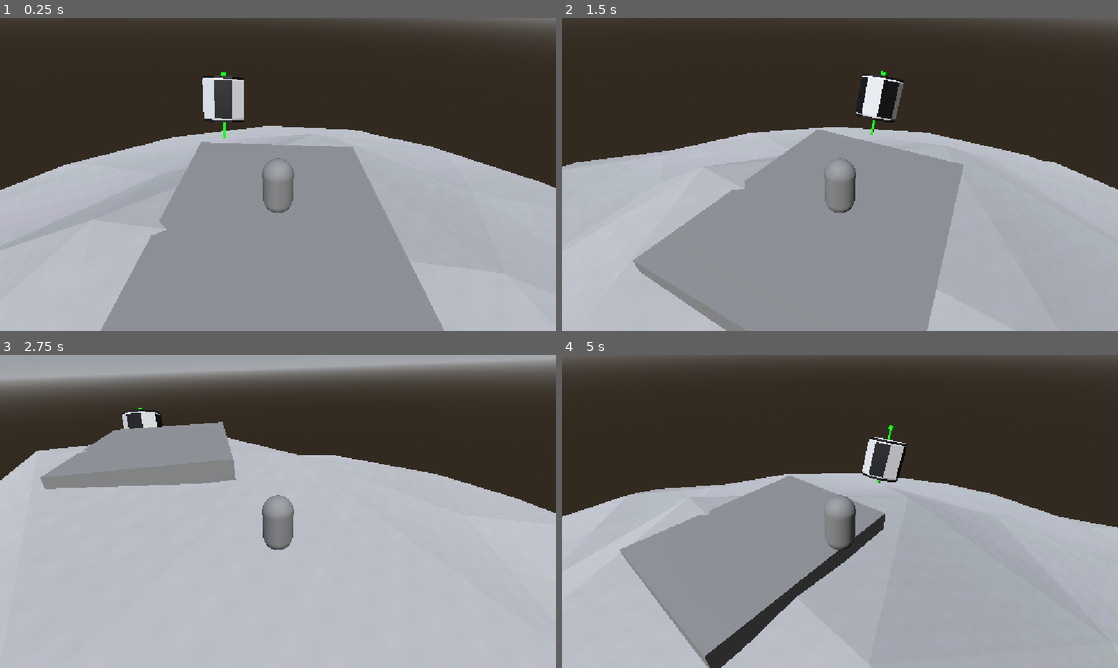
Above: before the commit, frames 1-4 (two rows, left to right).
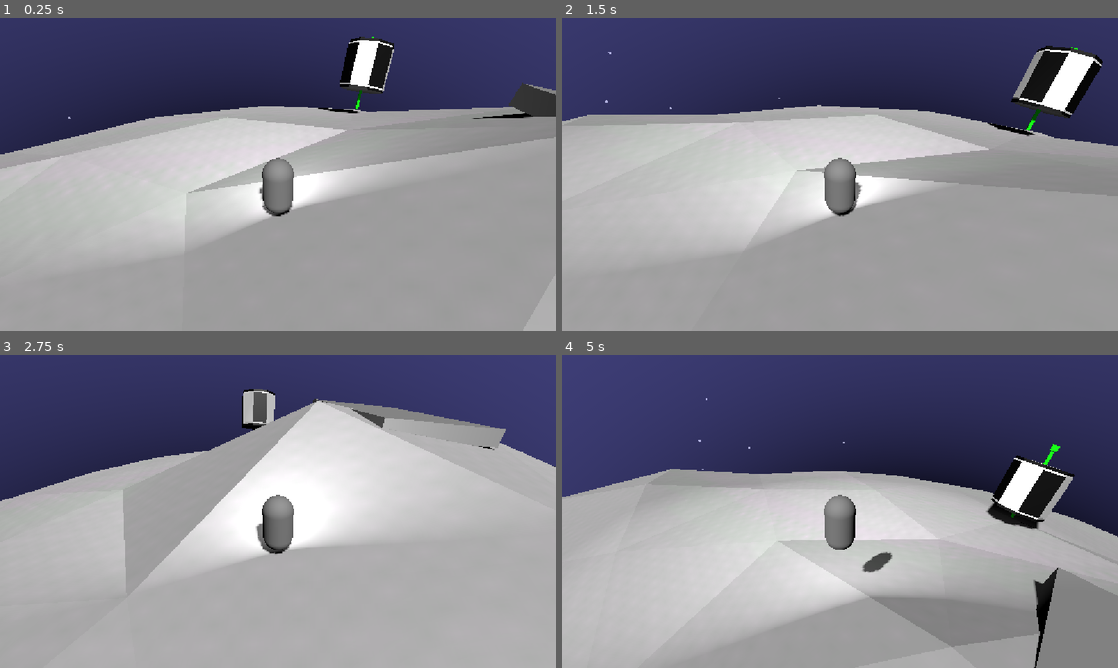
Above: after the commit, the same moments.

Repository: jkkivenko/countdown-game
Game: Godot game, scene res://Scenes/scavenge_world.tscn
Two runs of this game, one before a commit and one after it. Both use one fixed random seed, a clock stepped at 60 frames per second and the inputs below.
Inputs (mouse positions are in pixels of both pictures, inside the frame that each line leads up to):
- Up to frame 1 (0.25 s): no input
- Up to frame 2 (1.5 s): move the mouse to (962, 158) at 0.52 s; hold Right (Right2D) 0.53-1.28 s; tap Space (Jump3D) at 0.77 s; move the mouse to (728, 190) at 1.27 s; hold S (Backward3D) from 1.28 s (still down)
- Up to frame 3 (2.75 s): tap Space (Jump3D) at 1.52 s; move the mouse to (333, 442) at 2.02 s; release S (Backward3D) at 2.03 s; hold Right (Right2D) from 2.03 s (still down)
- Up to frame 4 (5 s): move the mouse to (812, 574) at 2.77 s; release Right (Right2D) at 2.78 s; hold W (Forward3D) 2.78-3.53 s; tap Space (Jump3D) at 3.02, 3.77, 4.52 s; move the mouse to (1006, 558) at 3.52 s; hold Left (Left2D) from 3.53 s (still down); move the mouse to (673, 464) at 4.27 s

The runs differ from the first frame. In frame 1, 70% of the frame differs, in the area x 0-100%, y 0-100%; in frame 2, 69%; in frame 3, 68%; in frame 4, 79%.

Commit message:
Add stars and also the launchpad makes you go to the next sceen because ben kept bugging me about that

Diff:
--- /dev/null
+++ b/Materials/sky_shader.gdshader
@@ -0,0 +1,19 @@
+shader_type spatial;
+
+uniform vec3 colour = vec3(0.0, 0.0, 1.0);
+uniform float shadowiness = 0.5;
+
+void vertex() {
+	// Called for every vertex the material is visible on.
+}
+
+void fragment() {
+	ALBEDO = colour;
+	ALPHA = 0.5;
+}
+
+void light() {
+    // Used for all other light types (directional, omni, spot).
+	float dotprod = dot(NORMAL, LIGHT) + shadowiness;
+    DIFFUSE_LIGHT += clamp(1.0 - dotprod, 0.0, 1.0) * ATTENUATION * LIGHT_COLOR / PI;
+}
--- /dev/null
+++ b/Materials/sky_shader.tres
@@ -0,0 +1,9 @@
+[gd_resource type="ShaderMaterial" format=3 uid="uid://d0s3e5imxsuyk"]
+
+[ext_resource type="Shader" uid="uid://bnx5v88f55cvd" path="res://Materials/sky_shader.gdshader" id="1_dr503"]
+
+[resource]
+render_priority = 0
+shader = ExtResource("1_dr503")
+shader_parameter/colour = Vector3(0.5, 0.5, 0.96)
+shader_parameter/shadowiness = 0.6
--- /dev/null
+++ b/Materials/star.tres
@@ -0,0 +1,4 @@
+[gd_resource type="StandardMaterial3D" format=3 uid="uid://d0iavawrxx2om"]
+
+[resource]
+shading_mode = 0
--- /dev/null
+++ b/Materials/yellow.tres
@@ -0,0 +1,5 @@
+[gd_resource type="StandardMaterial3D" format=3 uid="uid://0oomwtsejl8i"]
+
+[resource]
+albedo_color = Color(1, 1, 0, 1)
+emission_enabled = true
--- a/Scenes/scavenge_world.tscn
+++ b/Scenes/scavenge_world.tscn
@@ -9,6 +9,9 @@
 [ext_resource type="Material" uid="uid://eedayvusxr1p" path="res://Materials/debug_blue.tres" id="4_ewacc"]
 [ext_resource type="Resource" uid="uid://cx2pcnh4gsntp" path="res://Resources/big_engine.tres" id="4_hgpqo"]
 [ext_resource type="Resource" uid="uid://75obekakp76v" path="res://Resources/small_engine.tres" id="5_euv82"]
+[ext_resource type="Script" uid="uid://d0ykjv0pv8kbx" path="res://Scripts/launchpad.gd" id="10_euv82"]
+[ext_resource type="Material" uid="uid://d0s3e5imxsuyk" path="res://Materials/sky_shader.tres" id="11_sihiv"]
+[ext_resource type="Material" uid="uid://d0iavawrxx2om" path="res://Materials/star.tres" id="12_mxotb"]
 
 [sub_resource type="ConcavePolygonShape3D" id="ConcavePolygonShape3D_xpmmb"]
 data = PackedVector3Array(0, -1, 0, -0.0368, -0.9928, 0.1134, 0.0964, -0.99289995, 0.070099995, 0.7312, -0.4524, 0.5309 …(109649 unchanged characters)…
@@ -53,14 +56,31 @@
 [sub_resource type="BoxShape3D" id="BoxShape3D_8oc6l"]
 size = Vector3(10.064453, 4.447754, 12.252197)
 
-[sub_resource type="ProceduralSkyMaterial" id="ProceduralSkyMaterial_ie18w"]
-
-[sub_resource type="Sky" id="Sky_8oc6l"]
-sky_material = SubResource("ProceduralSkyMaterial_ie18w")
-
-[sub_resource type="Environment" id="Environment_4gjug"]
+[sub_resource type="SphereMesh" id="SphereMesh_4gjug"]
+material = ExtResource("11_sihiv")
+flip_faces = true
+radius = 130.0
+height = 260.0
+
+[sub_resource type="ProceduralSkyMaterial" id="ProceduralSkyMaterial_mxotb"]
+sky_top_color = Color(0, 0, 0, 1)
+sky_horizon_color = Color(0, 0, 0, 1)
+ground_bottom_color = Color(0, 0, 0, 1)
+ground_horizon_color = Color(0, 0, 0, 1)
+sun_angle_max = 17.7
+energy_multiplier = 2.4
+
+[sub_resource type="Sky" id="Sky_sihiv"]
+sky_material = SubResource("ProceduralSkyMaterial_mxotb")
+
+[sub_resource type="Environment" id="Environment_euv82"]
 background_mode = 2
-sky = SubResource("Sky_8oc6l")
+sky = SubResource("Sky_sihiv")
+
+[sub_resource type="SphereMesh" id="SphereMesh_i4ok0"]
+material = ExtResource("12_mxotb")
+radius = 3.0
+height = 6.0
 
 [node name="ScavengeWorld" type="Node3D" unique_id=663056826]
 
@@ -70,6 +90,7 @@
 transform = Transform3D(9.577357, -1.2608831, 0, 1.2539759, 9.524892, 1.009745, -0.13179818, -1.0011064, 9.607081, 0, 0, 0)
 
 [node name="StaticBody3D" type="StaticBody3D" parent="Planet" unique_id=493134675]
+visible = false
 collision_layer = 2
 
 [node name="CollisionShape3D" type="CollisionShape3D" parent="Planet/StaticBody3D" unique_id=698263859]
@@ -91,7 +112,7 @@
 pickup_radius = 2.465
 
 [node name="Character" type="CharacterBody3D" parent="." unique_id=1851040288]
-transform = Transform3D(1, 0, 0, 0, 1, 0, 0, 0, 1, -3.720396, 102.5014, 0)
+transform = Transform3D(1, 0, 0, 0, 1, 0, 0, 0, 1, -17.954779, 98.26191, 0)
 collision_mask = 2
 script = ExtResource("1_rc5js")
 
@@ -139,9 +160,15 @@
 transform = Transform3D(1, 0, 0, 0, 1, 0, 0, 0, 1, 0, 0, 3.360725)
 mesh = SubResource("BoxMesh_hgpqo")
 
+[node name="SpotLight3D" type="SpotLight3D" parent="Character" unique_id=1018907239]
+spot_range = 30.0
+spot_attenuation = 0.5
+spot_angle = 100.28
+
 [node name="Launchpad" type="StaticBody3D" parent="." unique_id=1830330975]
 transform = Transform3D(1, 0, 0, 0, 1, 0, 0, 0, 1, -3.720396, 100.89558, 0)
 collision_layer = 2
+script = ExtResource("10_euv82")
 
 [node name="LaunchpadCollider" type="CollisionShape3D" parent="Launchpad" unique_id=1560752463]
 shape = SubResource("BoxShape3D_4gjug")
@@ -150,13 +177,266 @@
 mesh = SubResource("BoxMesh_4gjug")
 
 [node name="SceneTransitionArea" type="Area3D" parent="Launchpad" unique_id=1762603729]
+collision_layer = 0
 
 [node name="CollisionShape3D" type="CollisionShape3D" parent="Launchpad/SceneTransitionArea" unique_id=189058885]
 transform = Transform3D(1, 0, 0, 0, 1, 0, 0, 0, 1, 0, 1.723877, 0)
 shape = SubResource("BoxShape3D_8oc6l")
 
+[node name="Atmosphere" type="MeshInstance3D" parent="." unique_id=907184307]
+mesh = SubResource("SphereMesh_4gjug")
+
 [node name="WorldEnvironment" type="WorldEnvironment" parent="." unique_id=568144684]
-environment = SubResource("Environment_4gjug")
+environment = SubResource("Environment_euv82")
 
 [node name="DirectionalLight3D" type="DirectionalLight3D" parent="." unique_id=795722301]
 transform = Transform3D(1, 0, 0, 0, 0.64549017, 0.76376855, 0, -0.76376855, 0.64549017, 0, 0, 0)
+shadow_enabled = true
+
+[node name="Stars" type="Node3D" parent="." unique_id=993468654]
+
+[node name="Star1" type="MeshInstance3D" parent="Stars" unique_id=1336737922]
+transform = Transform3D(1, 0, 0, 0, 0.4589373, 0.8884688, 0, -0.8884688, 0.4589373, -134.58527, -797.19635, -364.3591)
+mesh = SubResource("SphereMesh_i4ok0")
+
+[node name="Star2" type="MeshInstance3D" parent="Stars" unique_id=624693840]
+transform = Transform3D(1, 0, 0, 0, 0.4589373, 0.8884688, 0, -0.8884688, 0.4589373, 35.414734, -1017.9451, 62.994415)
+mesh = SubResource("SphereMesh_i4ok0")
+
+[node name="Star3" type="MeshInstance3D" parent="Stars" unique_id=94646127]
+transform = Transform3D(1, 0, 0, 0, 0.4589373, 0.8884688, 0, -0.8884688, 0.4589373, -342.58527, -1056.4958, -44.83818)
+mesh = SubResource("SphereMesh_i4ok0")
+
+[node name="Star4" type="MeshInstance3D" parent="Stars" unique_id=1257392242]
+transform = Transform3D(1, 0, 0, 0, 0.4589373, 0.8884688, 0, -0.8884688, 0.4589373, 221.41473, -951.39923, -65.83359)
+mesh = SubResource("SphereMesh_i4ok0")
+
+[node name="Star5" type="MeshInstance3D" parent="Stars" unique_id=2122217722]
+transform = Transform3D(1, 0, 0, 0, 0.4589373, 0.8884688, 0, -0.8884688, 0.4589373, -585.58527, -865.119, -232.86569)
+mesh = SubResource("SphereMesh_i4ok0")
+
+[node name="Star6" type="MeshInstance3D" parent="Stars" unique_id=2090941730]
+transform = Transform3D(1, 0, 0, 0, 0.4589373, 0.8884688, 0, -0.8884688, 0.4589373, 188.41473, -877.0514, -209.76553)
+mesh = SubResource("SphereMesh_i4ok0")
+
+[node name="Star7" type="MeshInstance3D" parent="Stars" unique_id=604648992]
+transform = Transform3D(1, 0, 0, 0, 0.4589373, 0.8884688, 0, -0.8884688, 0.4589373, 350.41473, -735.00354, -332.2335)
+mesh = SubResource("SphereMesh_i4ok0")
+
+[node name="Star9" type="MeshInstance3D" parent="Stars" unique_id=647104266]
+transform = Transform3D(1, 0, 0, 0, 0.4589373, 0.8884688, 0, -0.8884688, 0.4589373, -390.58527, -723.4534, -326.2673)
+mesh = SubResource("SphereMesh_i4ok0")
+
+[node name="Star10" type="MeshInstance3D" parent="Stars" unique_id=1778590023]
+transform = Transform3D(1, 0, 0, 0, 0.4589373, 0.8884688, 0, -0.8884688, 0.4589373, 320.41473, -418.2317, -282.4338)
+mesh = SubResource("SphereMesh_i4ok0")
+
+[node name="Star11" type="MeshInstance3D" parent="Stars" unique_id=271887810]
+transform = Transform3D(-0.8660254, -1.2611476e-09, -0.50000006, 0.36970666, 0.67325175, -0.6403506, 0.336626, -0.7394131, -0.58305323, 79.92621, -497.30765, -292.51993)
+mesh = SubResource("SphereMesh_i4ok0")
+
+[node name="Star12" type="MeshInstance3D" parent="Stars" unique_id=451514574]
+transform = Transform3D(-0.8660254, -1.2611476e-09, -0.50000006, 0.36970666, 0.67325175, -0.6403506, 0.336626, -0.7394131, -0.58305323, -67.29811, -712.4371, 253.9348)
+mesh = SubResource("SphereMesh_i4ok0")
+
+[node name="Star13" type="MeshInstance3D" parent="Stars" unique_id=1402939749]
+transform = Transform3D(-0.8660254, -1.2611476e-09, -0.50000006, 0.36970666, 0.67325175, -0.6403506, 0.336626, -0.7394131, -0.58305323, 260.0595, -908.7393, 188.80089)
+mesh = SubResource("SphereMesh_i4ok0")
+
+[node name="Star8" type="MeshInstance3D" parent="Stars" unique_id=346322045]
+transform = Transform3D(1, 0, 0, 0, 0.4589373, 0.8884688, 0, -0.8884688, 0.4589373, 35.414734, -777.7849, 348.80237)
+mesh = SubResource("SphereMesh_i4ok0")
+
+[node name="Star14" type="MeshInstance3D" parent="Stars" unique_id=571965969]
+transform = Transform3D(1, 0, 0, 0, 0.4589373, 0.8884688, 0, -0.8884688, 0.4589373, -342.58527, -816.3356, 423.43372)
+mesh = SubResource("SphereMesh_i4ok0")
+
+[node name="Star16" type="MeshInstance3D" parent="Stars" unique_id=26022507]
+transform = Transform3D(1, 0, 0, 0, 0.4589373, 0.8884688, 0, -0.8884688, 0.4589373, 221.41473, -711.239, 219.97437)
+mesh = SubResource("SphereMesh_i4ok0")
+
+[node name="Star17" type="MeshInstance3D" parent="Stars" unique_id=1736025791]
+transform = Transform3D(-0.8660254, -1.2611476e-09, -0.50000006, 0.36970666, 0.67325175, -0.6403506, 0.336626, -0.7394131, -0.58305323, -67.29811, -472.27682, 539.74274)
+mesh = SubResource("SphereMesh_i4ok0")
+
+[node name="Star21" type="MeshInstance3D" parent="Stars" unique_id=495358319]
+transform = Transform3D(-0.8660254, -1.2611476e-09, -0.50000006, 0.36970666, 0.67325175, -0.6403506, 0.336626, -0.7394131, -0.58305323, 260.0595, -668.5791, 474.60883)
+mesh = SubResource("SphereMesh_i4ok0")
+
+[node name="Star15" type="MeshInstance3D" parent="Stars" unique_id=2100083069]
+transform = Transform3D(-0.8660254, -1.2611476e-09, -0.50000006, 0.36970666, 0.67325175, -0.6403506, 0.336626, -0.7394131, -0.58305323, 470.50366, -717.83203, -201.3345)
+mesh = SubResource("SphereMesh_i4ok0")
+
+[node name="Star18" type="MeshInstance3D" parent="Stars" unique_id=1199741360]
+transform = Transform3D(-0.8660254, -1.2611476e-09, -0.50000006, 0.36970666, 0.67325175, -0.6403506, 0.336626, -0.7394131, -0.58305323, -182.78218, -884.02765, -552.818)
+mesh = SubResource("SphereMesh_i4ok0")
+
+[node name="Star19" type="MeshInstance3D" parent="Stars" unique_id=110498828]
+transform = Transform3D(-0.8660254, -1.2611476e-09, -0.50000006, 0.36970666, 0.67325175, -0.6403506, 0.336626, -0.7394131, -0.58305323, 260.12872, -599.247, -293.519)
+mesh = SubResource("SphereMesh_i4ok0")
+
+[node name="Star20" type="MeshInstance3D" parent="Stars" unique_id=1705063988]
+transform = Transform3D(-0.8660254, -1.2611476e-09, -0.50000006, 0.36970666, 0.67325175, -0.6403506, 0.336626, -0.7394131, -0.58305323, -554.11536, -590.6048, -285.65005)
+mesh = SubResource("SphereMesh_i4ok0")
+
+[node name="Star22" type="MeshInstance3D" parent="Stars" unique_id=521586000]
+transform = Transform3D(1, 0, 0, 0, 0.4589373, 0.8884688, 0, -0.8884688, 0.4589373, -134.58527, -494.28998, -809.5438)
+mesh = SubResource("SphereMesh_i4ok0")
+
+[node name="Star23" type="MeshInstance3D" parent="Stars" unique_id=1462303657]
+transform = Transform3D(1, 0, 0, 0, 0.4589373, 0.8884688, 0, -0.8884688, 0.4589373, 350.41473, -432.09717, -777.4182)
+mesh = SubResource("SphereMesh_i4ok0")
+
+[node name="Star29" type="MeshInstance3D" parent="Stars" unique_id=1667032994]
+transform = Transform3D(1, 0, 0, 0, 0.4589373, 0.8884688, 0, -0.8884688, 0.4589373, 600.3296, -681.6243, -65.83359)
+mesh = SubResource("SphereMesh_i4ok0")
+
+[node name="Star30" type="MeshInstance3D" parent="Stars" unique_id=1408855411]
+transform = Transform3D(1, 0, 0, 0, 0.4589373, 0.8884688, 0, -0.8884688, 0.4589373, 567.3296, -607.2765, -209.76553)
+mesh = SubResource("SphereMesh_i4ok0")
+
+[node name="Star31" type="MeshInstance3D" parent="Stars" unique_id=1561786204]
+transform = Transform3D(1, 0, 0, 0, 0.4589373, 0.8884688, 0, -0.8884688, 0.4589373, 729.3296, -465.22864, -332.2335)
+mesh = SubResource("SphereMesh_i4ok0")
+
+[node name="Star32" type="MeshInstance3D" parent="Stars" unique_id=344596253]
+transform = Transform3D(1, 0, 0, 0, 0.4589373, 0.8884688, 0, -0.8884688, 0.4589373, 699.3296, -148.45679, -282.4338)
+mesh = SubResource("SphereMesh_i4ok0")
+
+[node name="Star33" type="MeshInstance3D" parent="Stars" unique_id=2076800769]
+transform = Transform3D(-0.8660254, -1.2611476e-09, -0.50000006, 0.36970666, 0.67325175, -0.6403506, 0.336626, -0.7394131, -0.58305323, 638.97437, -638.9644, 188.80089)
+mesh = SubResource("SphereMesh_i4ok0")
+
+[node name="Star34" type="MeshInstance3D" parent="Stars" unique_id=337020055]
+transform = Transform3D(1, 0, 0, 0, 0.4589373, 0.8884688, 0, -0.8884688, 0.4589373, 600.3296, -441.4641, 219.97437)
+mesh = SubResource("SphereMesh_i4ok0")
+
+[node name="Star35" type="MeshInstance3D" parent="Stars" unique_id=87467222]
+transform = Transform3D(-0.8660254, -1.2611476e-09, -0.50000006, 0.36970666, 0.67325175, -0.6403506, 0.336626, -0.7394131, -0.58305323, 638.97437, -398.8042, 474.60883)
+mesh = SubResource("SphereMesh_i4ok0")
+
+[node name="Star36" type="MeshInstance3D" parent="Stars" unique_id=1581834949]
+transform = Transform3D(-0.8660254, -1.2611476e-09, -0.50000006, 0.36970666, 0.67325175, -0.6403506, 0.336626, -0.7394131, -0.58305323, 849.4185, -448.05713, -201.3345)
+mesh = SubResource("SphereMesh_i4ok0")
+
+[node name="Star37" type="MeshInstance3D" parent="Stars" unique_id=1857054589]
+transform = Transform3D(-0.8660254, -1.2611476e-09, -0.50000006, 0.36970666, 0.67325175, -0.6403506, 0.336626, -0.7394131, -0.58305323, 639.0436, -329.4721, -293.519)
+mesh = SubResource("SphereMesh_i4ok0")
+
+[node name="Star55" type="MeshInstance3D" parent="Stars" unique_id=823380264]
+transform = Transform3D(-0.91024375, -0.36789083, 0.19003348, 0, 0.45893735, 0.8884689, -0.41407284, 0.80872315, -0.4177448, 711.5414, -877.0514, -437.25165)
+mesh = SubResource("SphereMesh_i4ok0")
+
+[node name="Star56" type="MeshInstance3D" parent="Stars" unique_id=711708744]
+transform = Transform3D(-0.91024375, -0.36789083, 0.19003348, 0, 0.45893735, 0.8884689, -0.41407284, 0.80872315, -0.4177448, 513.3713, -735.00354, -392.85577)
+mesh = SubResource("SphereMesh_i4ok0")
+
+[node name="Star57" type="MeshInstance3D" parent="Stars" unique_id=1617139132]
+transform = Transform3D(-0.91024375, -0.36789083, 0.19003348, 0, 0.45893735, 0.8884689, -0.41407284, 0.80872315, -0.4177448, 561.2992, -418.2317, -425.76343)
+mesh = SubResource("SphereMesh_i4ok0")
+
+[node name="Star58" type="MeshInstance3D" parent="Stars" unique_id=1800868751]
+transform = Transform3D(0.92768186, -0.30617088, 0.2136954, 0.36970663, 0.6732517, -0.6403505, 0.052185863, 0.6730461, 0.73775697, 458.26276, -717.83203, -561.7313)
+mesh = SubResource("SphereMesh_i4ok0")
+
+[node name="Star59" type="MeshInstance3D" parent="Stars" unique_id=1373556319]
+transform = Transform3D(0.92768186, -0.30617088, 0.2136954, 0.36970663, 0.6732517, -0.6403505, 0.052185863, 0.6730461, 0.73775697, 611.58417, -599.247, -390.7104)
+mesh = SubResource("SphereMesh_i4ok0")
+
+[node name="Star60" type="MeshInstance3D" parent="Stars" unique_id=787839962]
+transform = Transform3D(-0.91024375, -0.36789083, 0.19003348, 0, 0.45893735, 0.8884689, -0.41407284, 0.80872315, -0.4177448, 366.63654, -607.2765, -594.15)
+mesh = SubResource("SphereMesh_i4ok0")
+
+[node name="Star61" type="MeshInstance3D" parent="Stars" unique_id=2142855095]
+transform = Transform3D(-0.91024375, -0.36789083, 0.19003348, 0, 0.45893735, 0.8884689, -0.41407284, 0.80872315, -0.4177448, 168.4664, -465.22864, -549.75415)
+mesh = SubResource("SphereMesh_i4ok0")
+
+[node name="Star62" type="MeshInstance3D" parent="Stars" unique_id=2139080014]
+transform = Transform3D(-0.91024375, -0.36789083, 0.19003348, 0, 0.45893735, 0.8884689, -0.41407284, 0.80872315, -0.4177448, 216.39435, -148.45679, -582.6618)
+mesh = SubResource("SphereMesh_i4ok0")
+
+[node name="Star63" type="MeshInstance3D" parent="Stars" unique_id=821126929]
+transform = Transform3D(0.92768186, -0.30617088, 0.2136954, 0.36970663, 0.6732517, -0.6403505, 0.052185863, 0.6730461, 0.73775697, 113.35791, -448.05713, -718.62964)
+mesh = SubResource("SphereMesh_i4ok0")
+
+[node name="Star64" type="MeshInstance3D" parent="Stars" unique_id=1868099257]
+transform = Transform3D(0.92768186, -0.30617088, 0.2136954, 0.36970663, 0.6732517, -0.6403505, 0.052185863, 0.6730461, 0.73775697, 266.6793, -329.4721, -547.60876)
+mesh = SubResource("SphereMesh_i4ok0")
+
+[node name="Star24" type="MeshInstance3D" parent="Stars" unique_id=1511296676]
+transform = Transform3D(1, 0, 0, 0, 0.4589373, 0.8884688, 0, -0.8884688, 0.4589373, -390.58527, -420.54706, -771.452)
+mesh = SubResource("SphereMesh_i4ok0")
+
+[node name="Star26" type="MeshInstance3D" parent="Stars" unique_id=2052685268]
+transform = Transform3D(-0.8660254, -1.2611476e-09, -0.50000006, 0.36970666, 0.67325175, -0.6403506, 0.336626, -0.7394131, -0.58305323, -182.78218, -581.1213, -998.0027)
+mesh = SubResource("SphereMesh_i4ok0")
+
+[node name="Star39" type="MeshInstance3D" parent="Stars" unique_id=1415821378]
+transform = Transform3D(1, 0, 0, 0, 0.4589373, 0.8884688, 0, -0.8884688, 0.4589373, -466.90945, -674.50574, 137.62575)
+mesh = SubResource("SphereMesh_i4ok0")
+
+[node name="Star40" type="MeshInstance3D" parent="Stars" unique_id=1603872553]
+transform = Transform3D(1, 0, 0, 0, 0.4589373, 0.8884688, 0, -0.8884688, 0.4589373, -709.9094, -483.12888, -147.00027)
+mesh = SubResource("SphereMesh_i4ok0")
+
+[node name="Star41" type="MeshInstance3D" parent="Stars" unique_id=1176932684]
+transform = Transform3D(1, 0, 0, 0, 0.4589373, 0.8884688, 0, -0.8884688, 0.4589373, -514.9094, -341.4633, -326.2673)
+mesh = SubResource("SphereMesh_i4ok0")
+
+[node name="Star42" type="MeshInstance3D" parent="Stars" unique_id=973164881]
+transform = Transform3D(1, 0, 0, 0, 0.4589373, 0.8884688, 0, -0.8884688, 0.4589373, -466.90945, -434.34543, 423.43372)
+mesh = SubResource("SphereMesh_i4ok0")
+
+[node name="Star43" type="MeshInstance3D" parent="Stars" unique_id=820591984]
+transform = Transform3D(-0.8660254, -1.2611476e-09, -0.50000006, 0.36970666, 0.67325175, -0.6403506, 0.336626, -0.7394131, -0.58305323, -678.4396, -208.61465, -285.65005)
+mesh = SubResource("SphereMesh_i4ok0")
+
+[node name="Star45" type="MeshInstance3D" parent="Stars" unique_id=1898842333]
+transform = Transform3D(1, 0, 0, 0, 0.4589373, 0.8884688, 0, -0.8884688, 0.4589373, -636.40576, -1056.4958, -44.83812)
+mesh = SubResource("SphereMesh_i4ok0")
+
+[node name="Star46" type="MeshInstance3D" parent="Stars" unique_id=554471785]
+transform = Transform3D(1, 0, 0, 0, 0.4589373, 0.8884688, 0, -0.8884688, 0.4589373, -879.40576, -865.119, -415.32956)
+mesh = SubResource("SphereMesh_i4ok0")
+
+[node name="Star47" type="MeshInstance3D" parent="Stars" unique_id=1402891977]
+transform = Transform3D(1, 0, 0, 0, 0.4589373, 0.8884688, 0, -0.8884688, 0.4589373, -684.40576, -723.4534, -508.73117)
+mesh = SubResource("SphereMesh_i4ok0")
+
+[node name="Star48" type="MeshInstance3D" parent="Stars" unique_id=1454578677]
+transform = Transform3D(1, 0, 0, 0, 0.4589373, 0.8884688, 0, -0.8884688, 0.4589373, -636.40576, -816.3356, 317.44366)
+mesh = SubResource("SphereMesh_i4ok0")
+
+[node name="Star49" type="MeshInstance3D" parent="Stars" unique_id=876765731]
+transform = Transform3D(-0.8660254, -1.2611476e-09, -0.50000006, 0.36970666, 0.67325175, -0.6403506, 0.336626, -0.7394131, -0.58305323, -847.93585, -590.6048, -468.11392)
+mesh = SubResource("SphereMesh_i4ok0")
+
+[node name="Star50" type="MeshInstance3D" parent="Stars" unique_id=540160949]
+transform = Transform3D(1, 0, 0, 0, 0.4589373, 0.8884688, 0, -0.8884688, 0.4589373, -880.1365, -674.50574, -44.83812)
+mesh = SubResource("SphereMesh_i4ok0")
+
+[node name="Star51" type="MeshInstance3D" parent="Stars" unique_id=1955441314]
+transform = Transform3D(1, 0, 0, 0, 0.4589373, 0.8884688, 0, -0.8884688, 0.4589373, -1003.7299, -483.12888, -415.32956)
+mesh = SubResource("SphereMesh_i4ok0")
+
+[node name="Star52" type="MeshInstance3D" parent="Stars" unique_id=579309623]
+transform = Transform3D(1, 0, 0, 0, 0.4589373, 0.8884688, 0, -0.8884688, 0.4589373, -808.7299, -341.4633, -508.73117)
+mesh = SubResource("SphereMesh_i4ok0")
+
+[node name="Star53" type="MeshInstance3D" parent="Stars" unique_id=1484201713]
+transform = Transform3D(1, 0, 0, 0, 0.4589373, 0.8884688, 0, -0.8884688, 0.4589373, -760.73, -434.34543, 240.96985)
+mesh = SubResource("SphereMesh_i4ok0")
+
+[node name="Star54" type="MeshInstance3D" parent="Stars" unique_id=275508347]
+transform = Transform3D(-0.8660254, -1.2611476e-09, -0.50000006, 0.36970666, 0.67325175, -0.6403506, 0.336626, -0.7394131, -0.58305323, -972.2601, -208.61465, -468.11392)
+mesh = SubResource("SphereMesh_i4ok0")
+
+[node name="Star27" type="MeshInstance3D" parent="Stars" unique_id=446647476]
+transform = Transform3D(-0.8660254, -1.2611476e-09, -0.50000006, 0.36970666, 0.67325175, -0.6403506, 0.336626, -0.7394131, -0.58305323, 260.12872, -296.34064, -738.70374)
+mesh = SubResource("SphereMesh_i4ok0")
+
+[node name="Star28" type="MeshInstance3D" parent="Stars" unique_id=1015260699]
+transform = Transform3D(-0.8660254, -1.2611476e-09, -0.50000006, 0.36970666, 0.67325175, -0.6403506, 0.336626, -0.7394131, -0.58305323, -554.11536, -287.69843, -730.83484)
+mesh = SubResource("SphereMesh_i4ok0")
+
+[connection signal="body_entered" from="Launchpad/SceneTransitionArea" to="Launchpad" method="_on_scene_transition_area_body_entered"]
--- a/Scenes/world_collectible.tscn
+++ b/Scenes/world_collectible.tscn
@@ -2,6 +2,7 @@
 
 [ext_resource type="Script" uid="uid://brgv7q0usufgk" path="res://Scripts/world_collectible.gd" id="1_c8bwx"]
 [ext_resource type="Material" uid="uid://ckggamvt8n6js" path="res://Materials/debug_green.tres" id="2_w5m7u"]
+[ext_resource type="Material" uid="uid://0oomwtsejl8i" path="res://Materials/yellow.tres" id="3_a1ulq"]
 
 [sub_resource type="SphereShape3D" id="SphereShape3D_8cae6"]
 resource_local_to_scene = true
@@ -15,19 +16,15 @@
 material = ExtResource("2_w5m7u")
 size = Vector3(0.57421875, 0.49804688, 0.4765625)
 
-[sub_resource type="StandardMaterial3D" id="StandardMaterial3D_w5m7u"]
-albedo_color = Color(1, 1, 0, 1)
-emission_enabled = true
-
 [sub_resource type="BoxMesh" id="BoxMesh_ie18w"]
-material = SubResource("StandardMaterial3D_w5m7u")
+material = ExtResource("3_a1ulq")
 size = Vector3(0.2, 0.2, 0.2)
 
 [node name="Collectible" type="Node3D" unique_id=1156204358]
 script = ExtResource("1_c8bwx")
 
 [node name="Pivot" type="Node3D" parent="." unique_id=705275210]
-transform = Transform3D(0.8403734, 0, 0.54200774, 0, 1, 0, -0.54200774, 0, 0.8403734, 0, -0.7521957, 0)
+transform = Transform3D(0.6678727, 0, -0.7442754, 0, 1, 0, 0.7442754, 0, 0.6678727, 0, 0.7472881, 0)
 
 [node name="PlayerDetector" type="Area3D" parent="." unique_id=1861375595]
 collision_layer = 4
--- /dev/null
+++ b/Scripts/launchpad.gd
@@ -0,0 +1,5 @@
+extends StaticBody3D
+
+
+func _on_scene_transition_area_body_entered(_body: Node3D) -> void:
+	get_tree().call_deferred("change_scene_to_packed", preload("res://Scenes/level1.tscn"))
